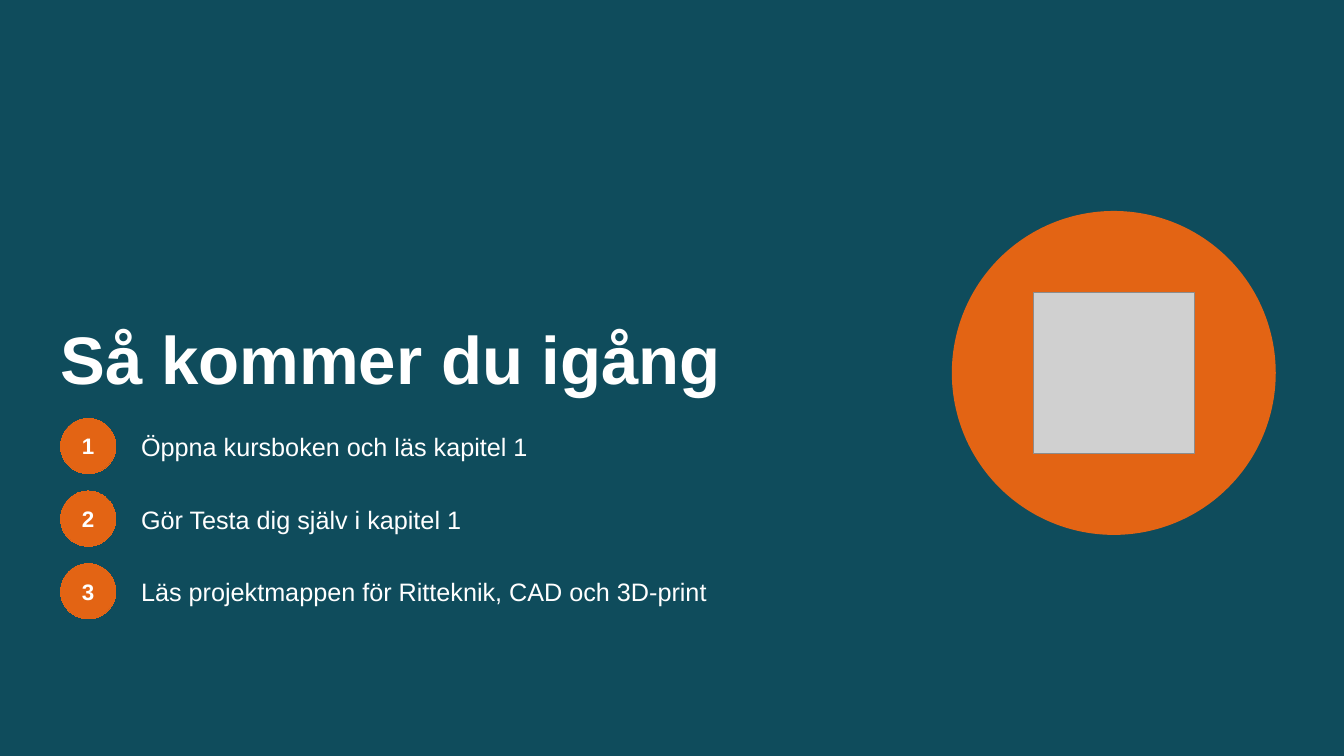
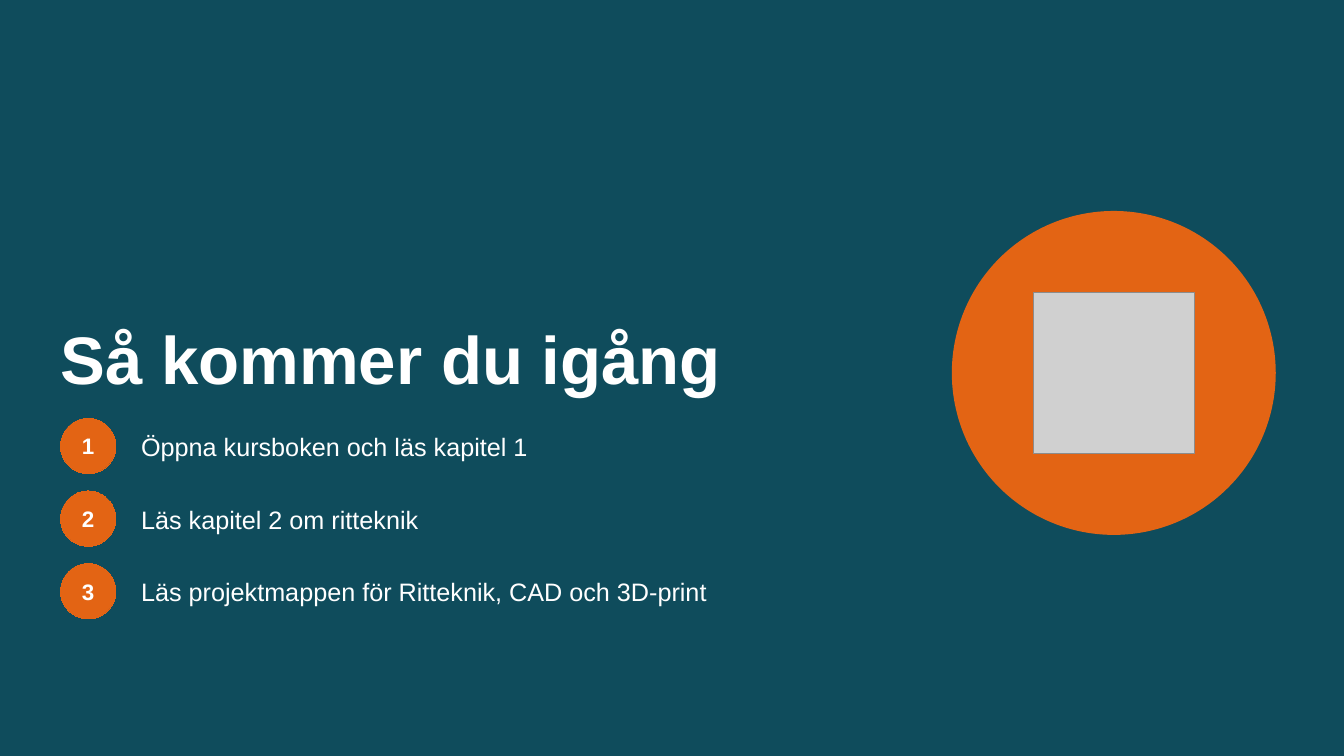
Before and after one commit to abbindustrigymnasium/teknik1, a slide deck: slide 17 of Teknik 1 - Kurspresentation.pptx. Drawn at 1344x756 pixels with LibreOffice and Linux fonts; fonts in the diff are those of the drawing; grey boxes stand for pictures. Boxes give left, top, right and bottom in pixels: in the first picture for what was removed or moved away, otherwise in the second. Text is boxed around its words. In the diff, an @@ line names an element or a change of style, - is before the commit and + after.

```diff
--- a/Teknik 1 - Kurspresentation.pptx
+++ b/Teknik 1 - Kurspresentation.pptx
@@ text at box(141, 510, 418, 534): text changed @@
-Gör Testa dig själv i kapitel 1
+Läs kapitel 2 om ritteknik
```
Also in this commit, not shown: 1 other slide changed, 11 other files.
